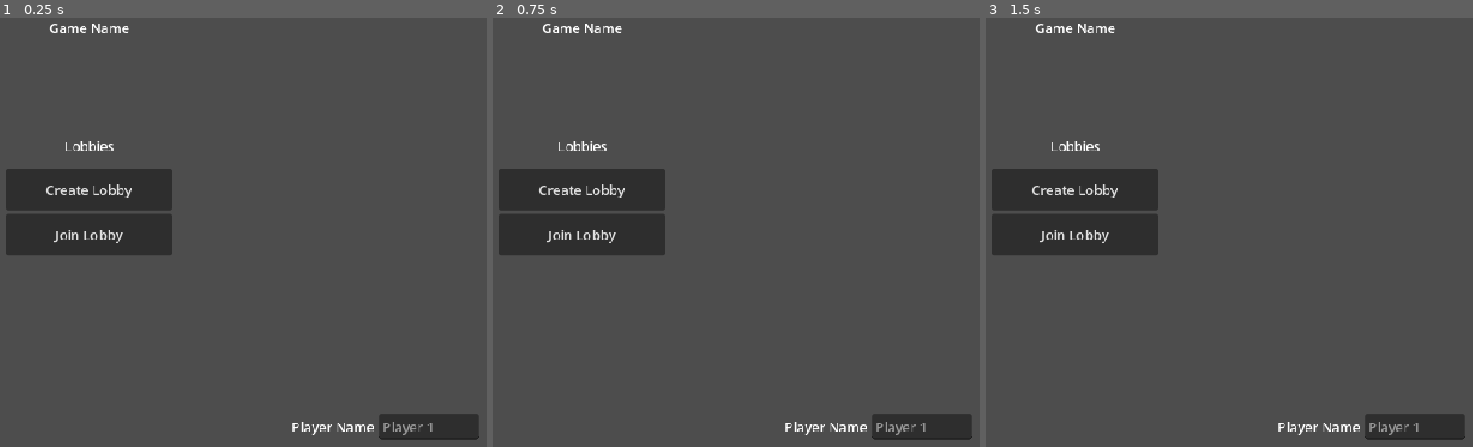
Above: before the commit, frames 1-3 (left to right).
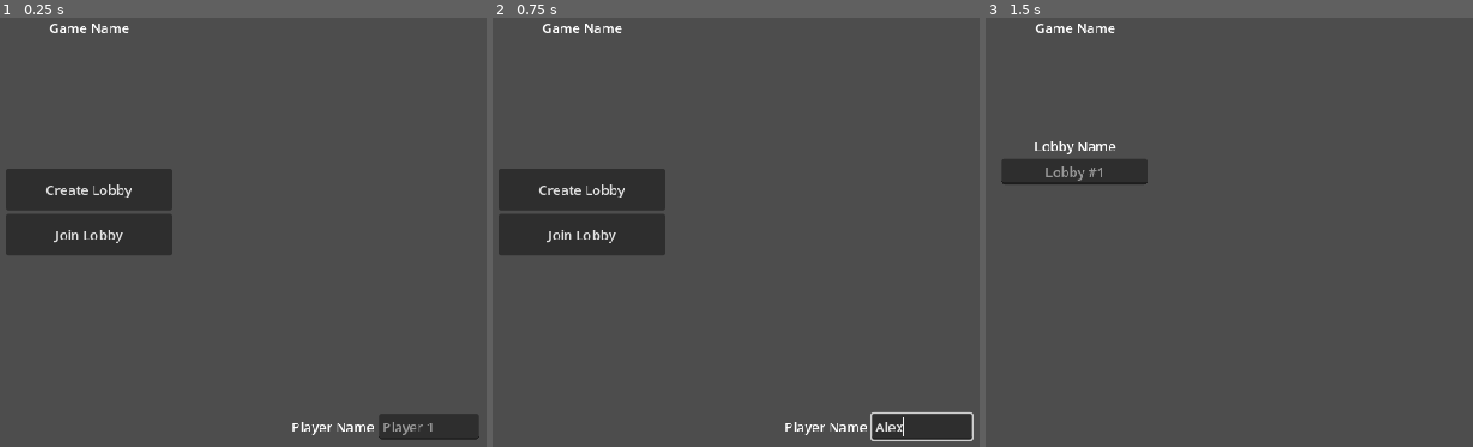
Above: after the commit, the same moments.

Repository: ppaluchowski64/Hackathon-2026
Game: Godot game, scene res://scenes/main_menu.tscn
Same seed, same stepped clock (60 frames per second), same inputs: the game is played once before the commit and once after it. This scene is started directly instead of the project's main scene.
Inputs (mouse positions are in pixels of both pictures, inside the frame that each line leads up to):
- Up to frame 1 (0.25 s): no input
- Up to frame 2 (0.75 s): click (921, 425) at 0.52 s; type "Alex" at 0.6 s
- Up to frame 3 (1.5 s): click "Create Lobby" at 1.25 s

The runs differ from the first frame. In frame 1, 0.1% of the frame differs, in the area x 13-24%, y 28-32%; in frame 2, 0.5%; in frame 3, 7.7%, in the area x 1-99%, y 28-99%.

Commit message:
feat: implement lobby logic, add MultiplayerSynchronizer and nickname to player, polish and clean up redundant code

Diff:
--- /dev/null
+++ b/scenes/create_lobby.tscn
@@ -0,0 +1,32 @@
+[gd_scene format=3 uid="uid://bkolt71l1yiy2"]
+
+[ext_resource type="Script" uid="uid://d08f0t0h10ksb" path="res://scripts/create_lobby.gd" id="1_xm0k0"]
+
+[node name="CreateLobby" type="CanvasLayer" unique_id=2127073537]
+script = ExtResource("1_xm0k0")
+
+[node name="VBoxContainer" type="VBoxContainer" parent="." unique_id=184783471]
+anchors_preset = 15
+anchor_right = 1.0
+anchor_bottom = 1.0
+grow_horizontal = 2
+grow_vertical = 2
+
+[node name="Spacer" type="Control" parent="VBoxContainer" unique_id=2058646196]
+custom_minimum_size = Vector2(0, 150)
+layout_mode = 2
+
+[node name="LobbyNameLabel" type="Label" parent="VBoxContainer" unique_id=1214911054]
+layout_mode = 2
+size_flags_vertical = 1
+text = "Lobby Name"
+horizontal_alignment = 1
+
+[node name="LobbyNameInput" type="LineEdit" parent="VBoxContainer" unique_id=2022975244]
+custom_minimum_size = Vector2(175, 0)
+layout_mode = 2
+size_flags_horizontal = 4
+placeholder_text = "Lobby #1"
+alignment = 1
+
+[connection signal="text_submitted" from="VBoxContainer/LobbyNameInput" to="." method="_on_lobby_name_input_text_submitted"]
--- a/scenes/lobby.tscn
+++ b/scenes/lobby.tscn
@@ -1,6 +1,9 @@
 [gd_scene format=3 uid="uid://ce72ern7axing"]
 
+[ext_resource type="Script" uid="uid://brgigkulyxsyh" path="res://scripts/lobby.gd" id="1_o1atq"]
+
 [node name="Lobby" type="CanvasLayer" unique_id=2054422290]
+script = ExtResource("1_o1atq")
 
 [node name="MarginContainer" type="MarginContainer" parent="." unique_id=829174932]
 anchors_preset = 15
@@ -26,7 +29,6 @@
 size_flags_vertical = 4
 
 [node name="Player2SpawnPoint" type="Marker2D" parent="MarginContainer/HBoxContainer/Control2" unique_id=1468353368]
-position = Vector2(-4, 0)
 
 [node name="Spacer" type="Control" parent="MarginContainer/HBoxContainer" unique_id=1861814964]
 layout_mode = 2
--- a/scenes/main_menu.tscn
+++ b/scenes/main_menu.tscn
@@ -2,6 +2,7 @@
 
 [ext_resource type="Script" uid="uid://bmpnuaa1n8qr3" path="res://scripts/main_menu.gd" id="1_l6cm7"]
 [ext_resource type="PackedScene" uid="uid://d041al1rxost4" path="res://scenes/lobby_list.tscn" id="2_ekxnf"]
+[ext_resource type="PackedScene" uid="uid://bkolt71l1yiy2" path="res://scenes/create_lobby.tscn" id="3_bqqt6"]
 
 [node name="MainMenu" type="CanvasLayer" unique_id=1073614414]
 script = ExtResource("1_l6cm7")
@@ -71,6 +72,10 @@
 max_length = 15
 
 [node name="LobbyList" parent="MarginContainer/VBoxContainer" unique_id=1735094091 instance=ExtResource("2_ekxnf")]
+visible = false
+
+[node name="CreateLobby" parent="MarginContainer/VBoxContainer" unique_id=2127073537 instance=ExtResource("3_bqqt6")]
+visible = false
 
 [connection signal="pressed" from="MarginContainer/VBoxContainer/ButtonContainer/CreateLobbyButton" to="." method="_on_create_lobby_button_pressed"]
 [connection signal="pressed" from="MarginContainer/VBoxContainer/ButtonContainer/JoinLobbyButton" to="." method="_on_join_lobby_button_pressed"]
--- /dev/null
+++ b/scripts/create_lobby.gd
@@ -0,0 +1,6 @@
+extends CanvasLayer
+
+func _on_lobby_name_input_text_submitted(new_lobby_name: String) -> void:
+	var clean_lobby_name = new_lobby_name.strip_edges()
+	NetworkHandler.rpc_id(1, "request_create_lobby", clean_lobby_name)
+	get_tree().change_scene_to_file("res://scenes/root/game.tscn")
--- /dev/null
+++ b/scripts/lobby.gd
@@ -0,0 +1,46 @@
+extends CanvasLayer
+
+@onready var player_scene: PackedScene = preload("res://scenes/player.tscn")
+
+@onready var spawn_points: Array[Marker2D] = [
+	$MarginContainer/HBoxContainer/Control/Player1SpawnPoint,
+	$MarginContainer/HBoxContainer/Control2/Player2SpawnPoint,
+	$MarginContainer/HBoxContainer/Control3/Player3SpawnPoint,
+	$MarginContainer/HBoxContainer/Control4/Player4SpawnPoint
+]
+
+var spawned_players: Dictionary = {}
+
+func _ready() -> void:
+	NetworkHandler.lobby_updated.connect(_on_lobby_updated)
+
+func _on_lobby_updated(peer_ids: Array, player_names: Dictionary) -> void:
+	for existing_id in spawned_players.keys():
+		if existing_id not in peer_ids:
+			if is_instance_valid(spawned_players[existing_id]):
+				spawned_players[existing_id].queue_free()
+			spawned_players.erase(existing_id)
+
+	for i in range(min(peer_ids.size(), spawn_points.size())):
+		var peer_id: int = peer_ids[i]
+		var spawn_point: Marker2D = spawn_points[i]
+		var player_name: String = player_names.get(peer_id, "Player")
+
+		var player_instance: Node
+		if spawned_players.has(peer_id) and is_instance_valid(spawned_players[peer_id]):
+			player_instance = spawned_players[peer_id]
+		else:
+			player_instance = player_scene.instantiate()
+			player_instance.name = str(peer_id)
+			if player_instance is RigidBody2D:
+				player_instance.freeze()
+
+			spawn_point.add_child(player_instance)
+			spawned_players[peer_id] = player_instance
+
+		if player_instance.get_parent() != spawn_point:
+			player_instance.reparent(spawn_point)
+
+		player_instance.position = Vector2.ZERO
+		if "player_nickname" in player_instance:
+			player_instance.player_nickname = player_name
--- a/scripts/lobby_list.gd
+++ b/scripts/lobby_list.gd
@@ -5,6 +5,49 @@
 func _ready() -> void:
 	NetworkHandler.lobby_list_received.connect(_on_lobby_list_received)
 	NetworkHandler.join_lobby_result.connect(_on_join_lobby_result)
+
+	"""
+	var item_bg := PanelContainer.new()
+	item_bg.name = "LobbyListItemBackground"
+	item_bg.mouse_default_cursor_shape = Control.CURSOR_POINTING_HAND
+	var margin := MarginContainer.new()
+	margin.name = "MarginContainer"
+	margin.mouse_filter = Control.MOUSE_FILTER_IGNORE
+	margin.add_theme_constant_override("margin_left", 12)
+	margin.add_theme_constant_override("margin_right", 12)
+	margin.add_theme_constant_override("margin_top", 8)
+	margin.add_theme_constant_override("margin_bottom", 8)
+	item_bg.add_child(margin)
+
+	var lobby_container := HBoxContainer.new()
+	lobby_container.name = "LobbyContainer"
+	lobby_container.mouse_filter = Control.MOUSE_FILTER_IGNORE
+	margin.add_child(lobby_container)
+
+	var name_container := HBoxContainer.new()
+	name_container.name = "LobbyNameContainer"
+	name_container.size_flags_horizontal = Control.SIZE_EXPAND_FILL
+	name_container.mouse_filter = Control.MOUSE_FILTER_IGNORE
+	lobby_container.add_child(name_container)
+
+	var name_label := Label.new()
+	name_label.name = "LobbyNameLabel"
+	name_label.text = "Lobby"
+	name_label.mouse_filter = Control.MOUSE_FILTER_IGNORE
+	name_container.add_child(name_label)
+
+	var count_container := HBoxContainer.new()
+	count_container.name = "PlayerCountContainer"
+	count_container.mouse_filter = Control.MOUSE_FILTER_IGNORE
+	lobby_container.add_child(count_container)
+
+	var count_label := Label.new()
+	count_label.name = "PlayerCountLabel"
+	count_label.text = "IN GAME"
+	count_label.mouse_filter = Control.MOUSE_FILTER_IGNORE
+	count_container.add_child(count_label)
+	lobby_list_container.add_child(item_bg)
+	"""
 
 func _on_lobby_list_received(lobby_list: Array) -> void:
 	for child in lobby_list_container.get_children():
--- a/scripts/main_menu.gd
+++ b/scripts/main_menu.gd
@@ -2,14 +2,24 @@
 
 @onready var button_container: VBoxContainer = $MarginContainer/VBoxContainer/ButtonContainer
 @onready var player_name_input_container: HBoxContainer = $MarginContainer/VBoxContainer/MarginContainer/PlayerNameInputContainer
-@onready var lobby: CanvasLayer = $LobbyList
-func _on_player_name_input_text_submitted(new_text: String) -> void:
-	pass
+@onready var player_name_input: LineEdit = $MarginContainer/VBoxContainer/MarginContainer/PlayerNameInputContainer/PlayerNameInput
+
+@onready var create_lobby: CanvasLayer = $MarginContainer/VBoxContainer/CreateLobby
+@onready var lobby_list: CanvasLayer = $MarginContainer/VBoxContainer/LobbyList
+
+func _ready() -> void:
+	lobby_list.hide()
+	create_lobby.hide()
+
+func _on_player_name_input_text_submitted(new_nickname: String) -> void:
+	NetworkHandler.local_nickname = new_nickname
 
 func _on_create_lobby_button_pressed() -> void:
 	button_container.hide()
 	player_name_input_container.hide()
+	create_lobby.show()
 
 func _on_join_lobby_button_pressed() -> void:
 	button_container.hide()
 	player_name_input_container.hide()
+	lobby_list.show()
--- a/scripts/network_handler.gd
+++ b/scripts/network_handler.gd
@@ -2,6 +2,7 @@
 
 signal lobby_list_received(lobby_list: Array)
 signal join_lobby_result(success: bool, message: String)
+signal lobby_updated(peers: Array, names: Dictionary)
 
 var multiplayer_peer = ENetMultiplayerPeer.new()
 
@@ -17,8 +18,10 @@
 var peer_ids: Array[int] = []
 var player_names: Dictionary = {}
 
+var local_nickname: String
+
 func _ready() -> void:
-	if DisplayServer.get_name() == "--server" or "--headless" in OS.get_cmdline_args():
+	if DisplayServer.get_name() == "headless" or "--server" in OS.get_cmdline_args():
 		initialize_server()
 
 func initialize_server() -> void:
@@ -30,32 +33,8 @@
 	multiplayer.multiplayer_peer = multiplayer_peer
 
 	multiplayer_peer.peer_connected.connect(
-		func(new_peer_id):
-			if new_peer_id not in peer_ids:
-				peer_ids.append(new_peer_id)
-			if new_peer_id not in player_names:
-				var id_str = str(new_peer_id)
-				player_names[new_peer_id] = "Player " + id_str.substr(0, 2)
-
-			var curr_lobby = get_tree().get_first_node_in_group("lobby")
-			curr_lobby.rpc("update_lobby", peer_ids, player_names)
-			curr_lobby.rpc("play_join_animation", peer_ids.size() - 1)
-			curr_lobby.rpc_id(new_peer_id, "add_prev_players", peer_ids, player_names)
-	)
-
-	multiplayer_peer.peer_disconnected.connect(
-		func(disconnected_peer_id):
-			var chat_box = get_tree().get_first_node_in_group("chat_box")
-			chat_box.rpc("create_disconnected_message", disconnected_peer_id, player_names)
-
-			var main = get_tree().get_first_node_in_group("main")
-			print(main)
-			main.rpc_id(1, "disconnect_player", disconnected_peer_id)
-			if disconnected_peer_id in peer_ids:
-				peer_ids.erase(disconnected_peer_id)
-
-			if peer_ids.size() == 1:
-				chat_box.rpc("create_winner_message", player_names.get(1))
+		func(new_peer_id: int):
+			rpc_id(1, "request_lobby_list")
 	)
 
 @rpc("any_peer", "reliable")
@@ -81,11 +60,10 @@
 		"match_node": null
 	}
 
+	var room = rooms[room_id]
+
 	add_peer_to_room(sender_id, room_id)
-
-func add_peer_to_room(sender_id: int, room_id: String) -> void:
-	var room = rooms[room_id]
-	room["peers"].append(sender_id)
+	rpc_id(sender_id, "join_lobby_response", true, "Lobby created!", room_id, room["peers"], room["names"])
 
 @rpc("any_peer", "reliable")
 func request_lobby_list() -> void:
@@ -118,11 +96,11 @@
 
 	var sender_id = multiplayer.get_remote_sender_id()
 
-	var room = rooms[room_id]
-
 	if not rooms.has(room_id):
 		rpc_id(sender_id, "join_lobby_response", false, "Lobby no longer exists.", "", [], {})
 		return
+
+	var room = rooms[room_id]
 
 	if room["in_game"]:
 		rpc_id(sender_id, "join_lobby_response", false, "Lobby is already in game.", "", [], {})
@@ -130,21 +108,31 @@
 
 	if room["peers"].size() >= MAX_PLAYER_SIZE:
 		rpc_id(sender_id, "join_lobby_response", false, "lobby is full.", "", [], {})
+		return
 
 	add_peer_to_room(sender_id, room_id)
 	rpc_id(sender_id, "join_lobby_response", true, "joined!", room_id, room["peers"], room["names"])
 
-	var curr_lobby = get_tree().get_first_node_in_group("lobby")
-	if curr_lobby:
-		for existing_peer in room["peers"]:
-			if existing_peer != sender_id:
-				rpc_id(existing_peer, "update_lobby", room["peers"], room["names"])
+	for existing_peer in room["peers"]:
+		if existing_peer != sender_id:
+			rpc_id(existing_peer, "receive_lobby_update", room["peers"], room["names"])
+
+@rpc("any_peer", "reliable")
+func receive_lobby_update(peers: Array, names: Dictionary) -> void:
+	peer_ids.assign(peers)
+	player_names = names
+	lobby_updated.emit(peers, names)
 
 @rpc("authority", "reliable")
-func join_lobby_response(success: bool, msg: String, room_id: String, peers: Array[int], names: Dictionary) -> void:
+func join_lobby_response(success: bool, msg: String, room_id: String, peers: Array, names: Dictionary) -> void:
 	if success:
 		local_room_id = room_id
-		peer_ids = peers
+		peer_ids.assign(peers)
 		player_names = names
 
 	join_lobby_result.emit(success, msg)
+
+func add_peer_to_room(sender_id: int, room_id: String) -> void:
+	var room = rooms[room_id]
+	room["peers"].append(sender_id)
+	peer_to_room[sender_id] = room_id
--- a/scripts/player.gd
+++ b/scripts/player.gd
@@ -11,8 +11,8 @@
 @export var player_nickname: String:
 	set(value):
 		player_nickname = value
-		if has_node("Nickname"):
-			$Nickname.text = value
+		if has_node("PlayerName"):
+			$PlayerName.text = value
 
 func _physics_process(delta: float) -> void:
 	grapple.global_rotation = 0
Not shown, added: scripts/create_lobby.gd.uid
Not shown, added: scripts/lobby.gd.uid
